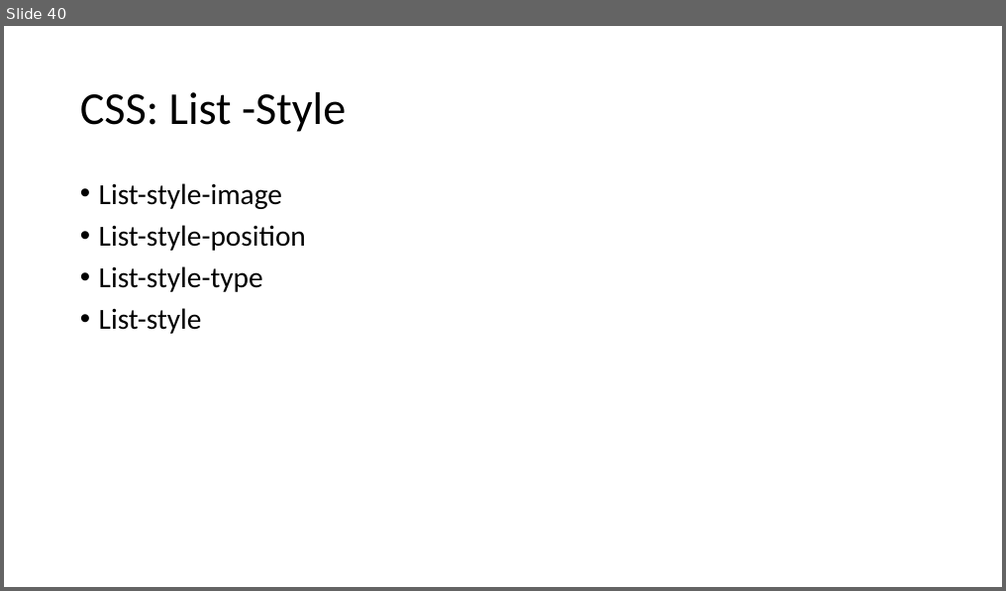
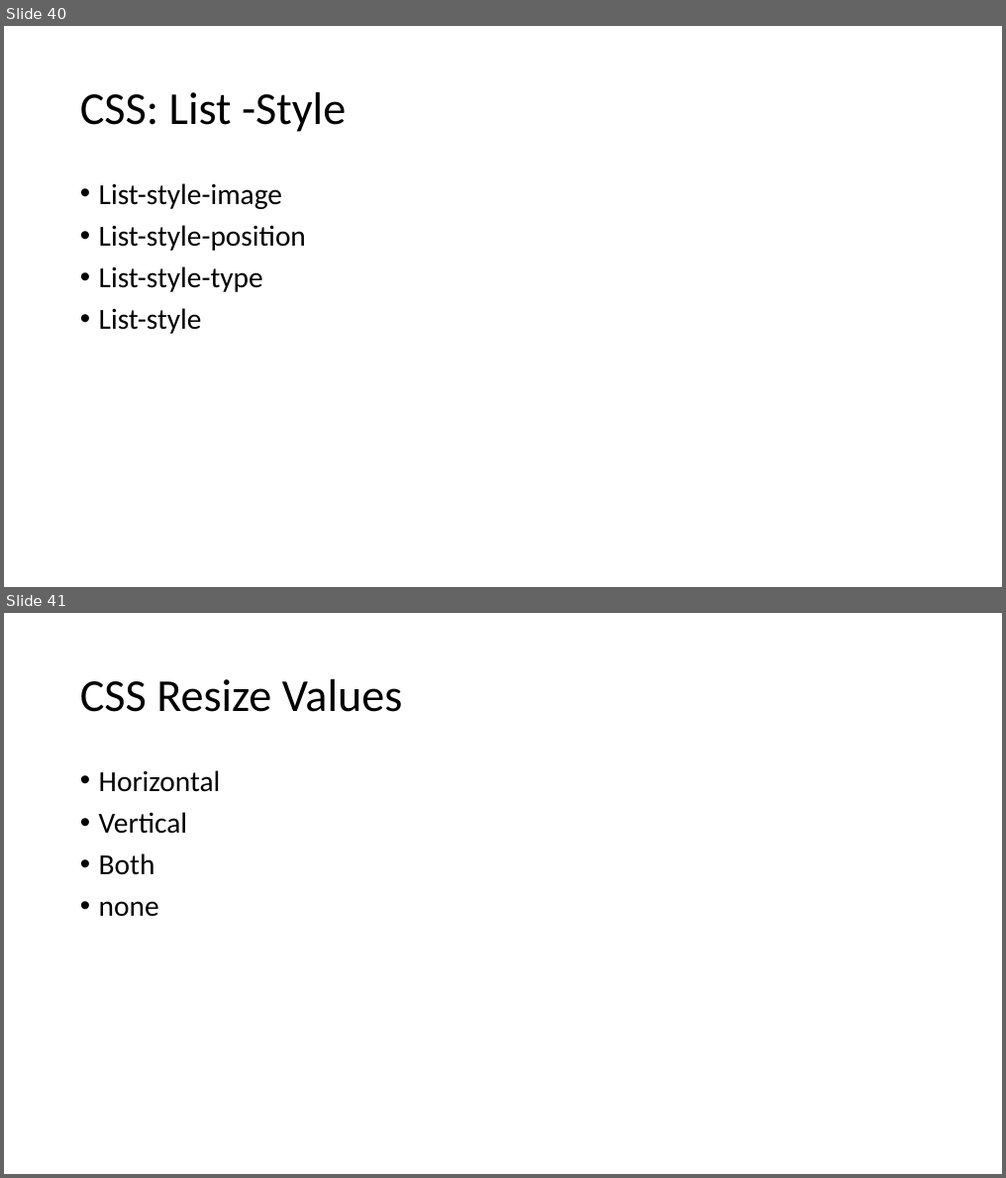
Before and after one commit to PiyushChaturvedii/Batch05, a slide deck: CSS3.pptx. Shown one above the other, each under a label of ours: slide 40 before the commit, slides 40 and 41 after it. The pictures are 1006x591 and 1006x1178 pixels, drawn with LibreOffice and Linux fonts; fonts in the diff are those of the drawing. Boxes give left, top, right and bottom in pixels: in the first picture for what was removed or moved away, otherwise in the second. Text is boxed around its words. In the diff, an @@ line names an element or a change of style, - is before the commit and + after.

```diff
--- a/CSS3.pptx
+++ b/CSS3.pptx
@@ slide 41 added at box(4, 613, 1002, 1174), background #FFFFFF @@
@@ title added at box(80, 679, 403, 712), 44 pt, text #000000 @@
+CSS Resize Values
@@ text added at box(99, 770, 221, 917), 28 pt, text #000000 @@
+• Horizontal
+• Vertical
+• Both
+• none
```
Also in this commit, not shown: 1 slide changed, 4 other slides added, 3 other files.
